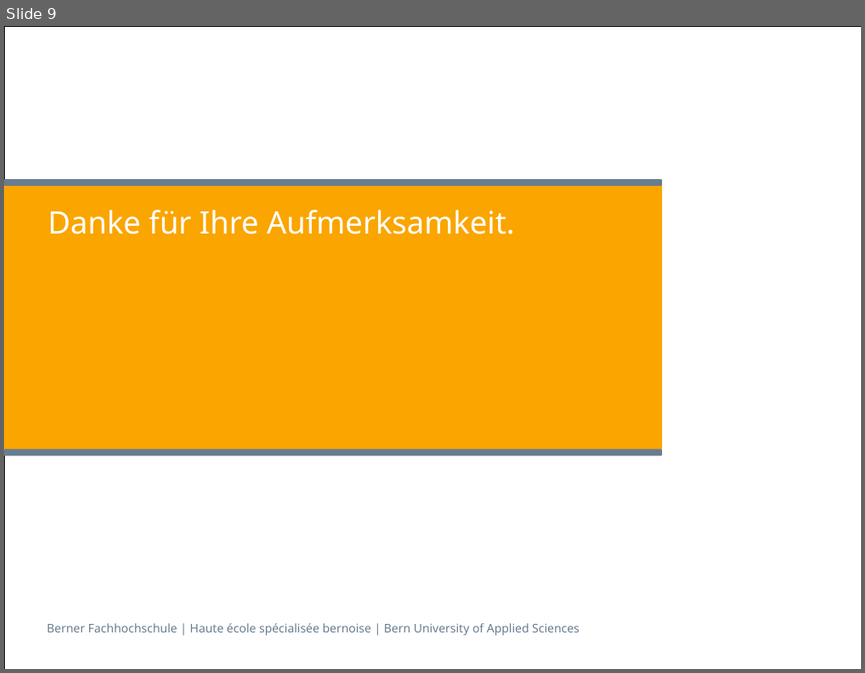
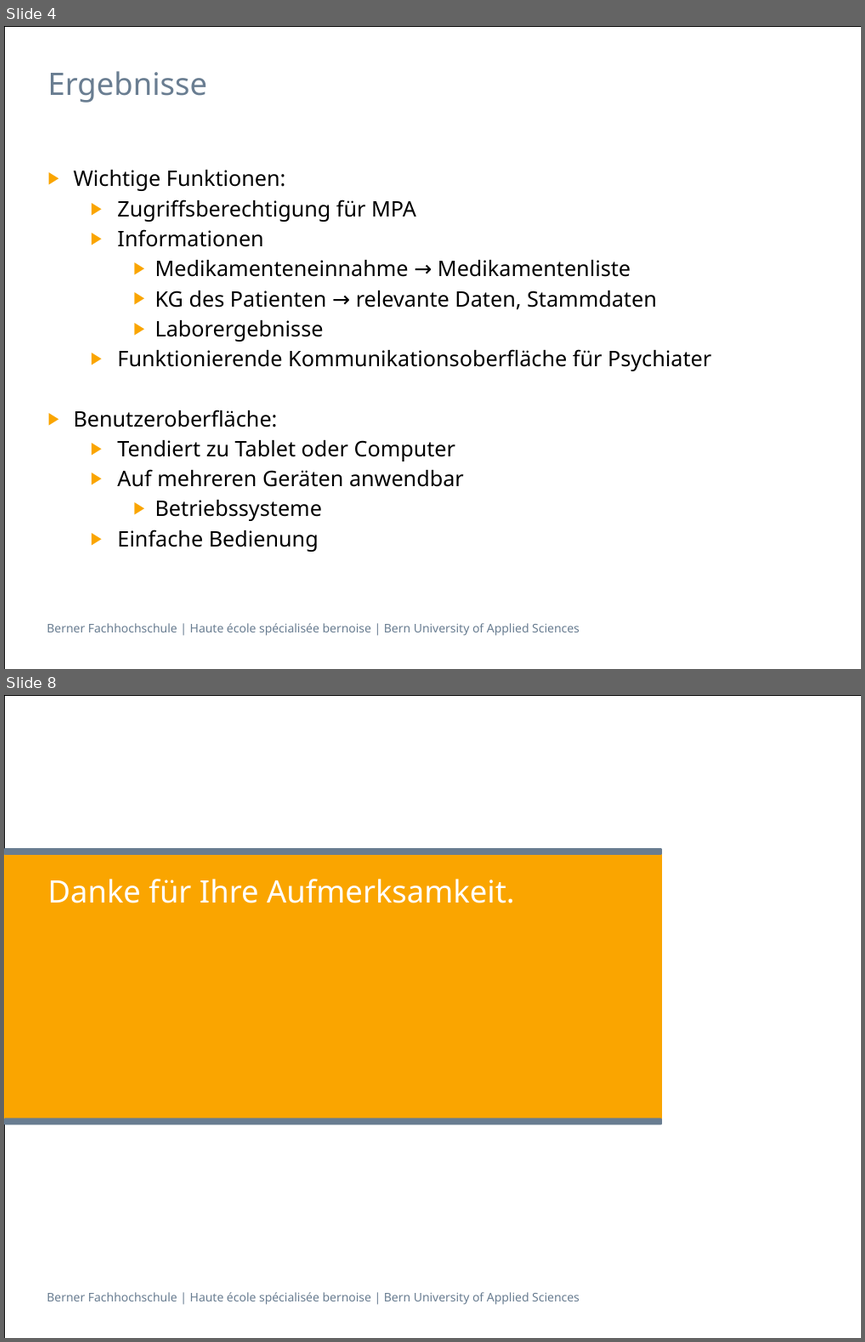
Before and after one commit to sevib1/ch.bfh.btx8081.w2016.blue, a slide deck: doc/CS1/Präsentation_CS1_Task_3_Blau.pptx. Shown one above the other, each under a label of ours: slide 9 before the commit, slides 4 and 8 after it; the slides between them are not shown. The pictures are 865x673 and 865x1342 pixels, drawn with LibreOffice and Linux fonts; fonts in the diff are those of the drawing. Boxes give left, top, right and bottom in pixels: in the first picture for what was removed or moved away, otherwise in the second. Text is boxed around its words. In the diff, an @@ line names an element or a change of style, - is before the commit and + after.

```diff
--- a/doc/CS1/Präsentation_CS1_Task_3_Blau.pptx
+++ b/doc/CS1/Präsentation_CS1_Task_3_Blau.pptx
@@ slide 4 added at (4,26,861,669), background #FFFFFF; not listed: 2 template elements that a slide beside it also shows @@
@@ title added at (48,71,207,102), 26 pt, text #697D91 @@
+Ergebnisse
@@ text added at (74,170,711,551), 18 pt, text #000000 @@
+▶ Wichtige Funktionen:
+  ▶ Zugriffsberechtigung für MPA
+  ▶ Informationen
+    ▶ Medikamenteneinnahme → Medikamentenliste
+    ▶ KG des Patienten → relevante Daten, Stammdaten
+    ▶ Laborergebnisse
+  ▶ Funktionierende Kommunikationsoberfläche für Psychiater
+▶ Benutzeroberfläche:
+  ▶ Tendiert zu Tablet oder Computer
+  ▶ Auf mehreren Geräten anwendbar
+    ▶ Betriebssysteme
+  ▶ Einfache Bedienung
@@ what was slide 9 is now slide 8 @@
```
Also in this commit, not shown: 1 slide changed, 26 other slides added, 7 slides removed.
